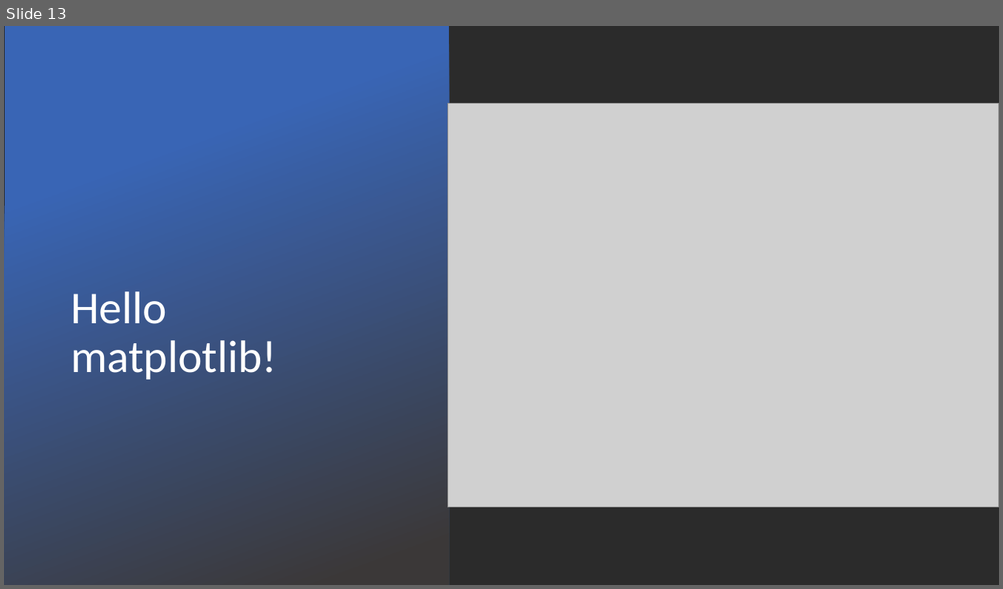
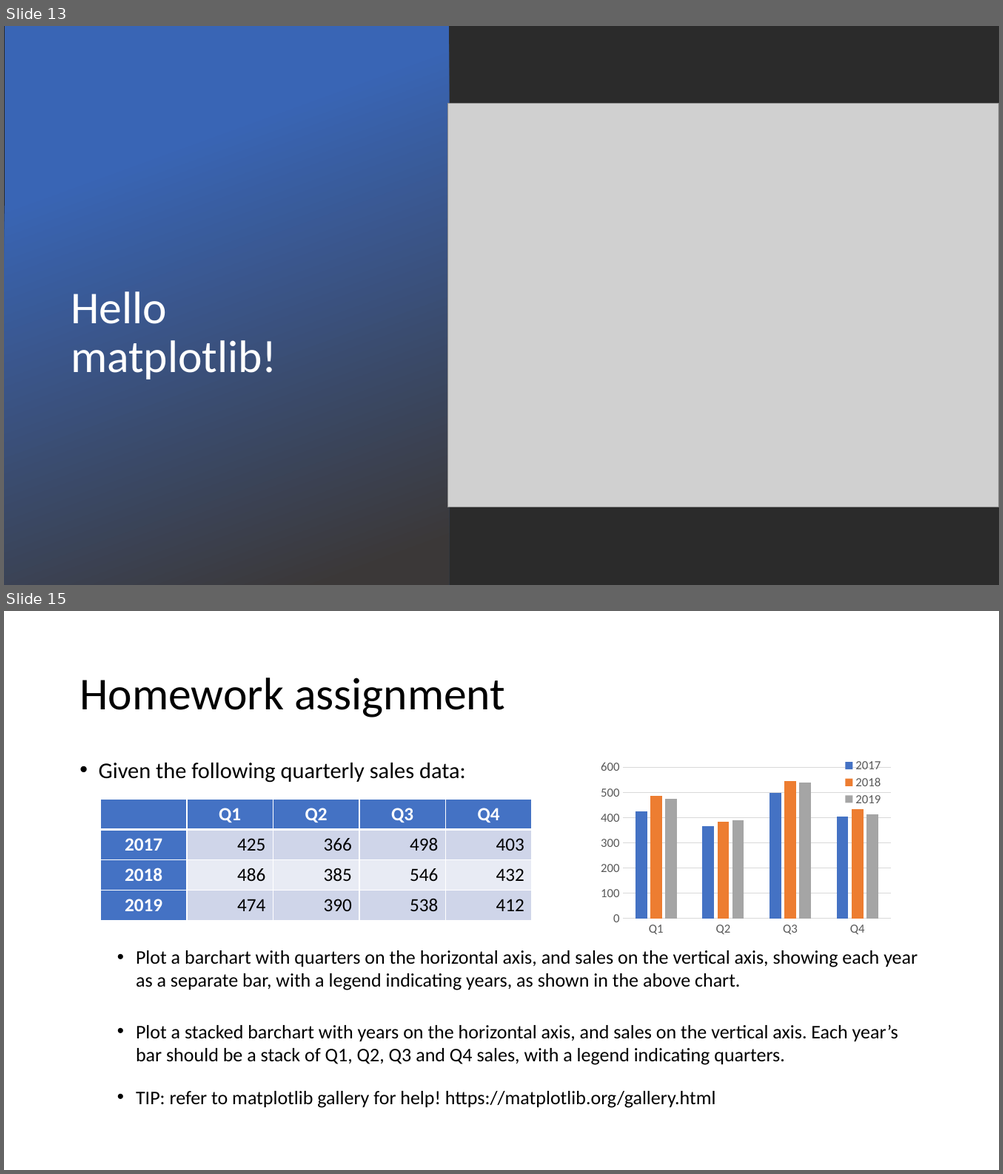
Before and after one commit to genedy2017/python-for-data-science-course, a slide deck: Python Data Science For Fun And Profit.pptx. Shown one above the other, each under a label of ours: slide 13 before the commit, slides 13 and 15 after it; the slides between them are not shown. The pictures are 1003x589 and 1003x1174 pixels, drawn with LibreOffice and Linux fonts; fonts in the diff are those of the drawing; grey boxes stand for pictures; background and template pictures are left out; a plain dark background stands for a picture behind light text. Boxes give left, top, right and bottom in pixels: in the first picture for what was removed or moved away, otherwise in the second. Text is boxed around its words. In the diff, an @@ line names an element or a change of style, - is before the commit and + after.

Commit message:
Added lab assignment #1

```diff
--- a/Python Data Science For Fun And Profit.pptx
+++ b/Python Data Science For Fun And Profit.pptx
@@ slide 15 added at (4,611,999,1170), background #FFFFFF @@
@@ title added at (79,678,505,718), 44 pt, text #000000 @@
+Homework assignment
@@ text added at (99,763,917,1108), 18.6 pt, text #000000 @@
+• Given the following quarterly sales data:
+  • Plot a barchart with quarters on the horizontal axis, and sales on the vertical axis, showing each year as a separate bar, with a legend indicating years, as shown in the above chart.
+  • Plot a stacked barchart with years on the horizontal axis, and sales on the vertical axis. Each year’s bar should be a stack of Q1, Q2, Q3 and Q4 sales, with a legend indicating quarters.
+  • TIP: refer to matplotlib gallery for help! https://matplotlib.org/gallery.html
@@ column chart added at (585,749,902,944) @@
+categories: Q1, Q2, Q3, Q4
+2017: 420, 370, 500, 400
+2018: 490, 380, 550, 430
+2019: 470, 390, 540, 410
@@ table added at (100,800,533,920), 4 rows, 5 columns @@
+ | Q1 | Q2 | Q3 | Q4
+2017 | 425 | 366 | 498 | 403
+2018 | 486 | 385 | 546 | 432
+2019 | 474 | 390 | 538 | 412
```
Also in this commit, not shown: 1 other slide added.
